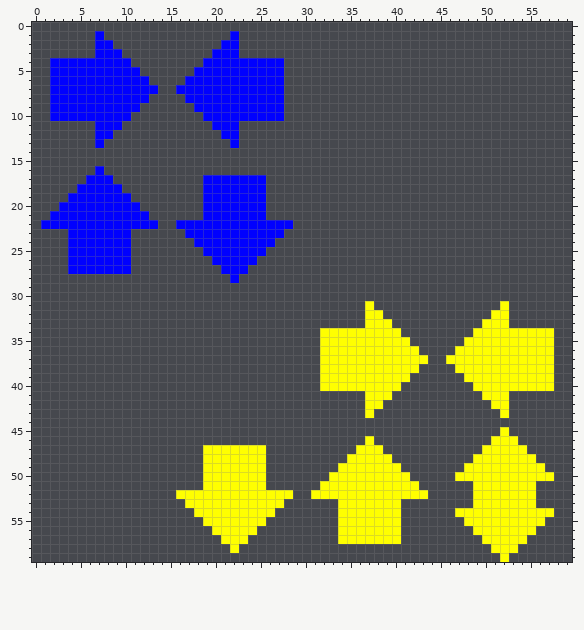
A pixel-art sprite gets an edit: src/main/resources/assets/data/arrows.png. Above, as it was before the edit.
The file is 60x60 pixels.
Now the later version:
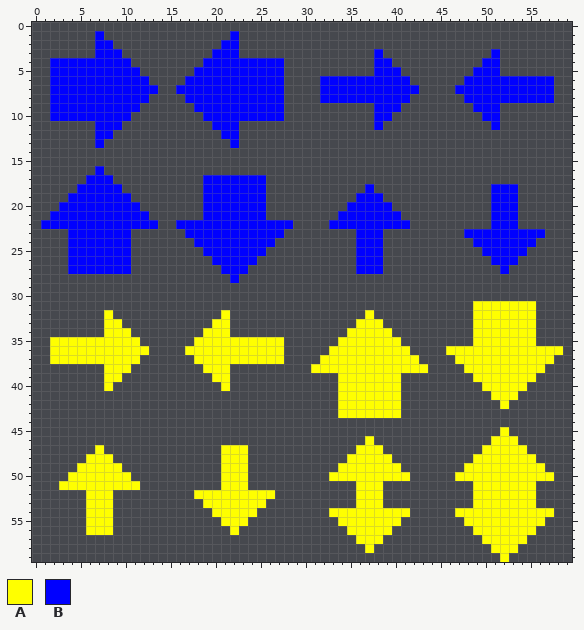
Palette (. is transparent): A #ffff00  B #0000ff
Change:
Changed rows in their new state; - is an unchanged pixel.
first column x 32:
 3 ------B------------B------
 4 ------BB----------BB------
 5 ------BBB--------BBB------
 6 BBBBBBBBBB------BBBBBBBBBB
 7 BBBBBBBBBBB----BBBBBBBBBBB
 8 BBBBBBBBBB------BBBBBBBBBB
 9 ------BBB--------BBB------
10 ------BB----------BB------
11 ------B------------B------
first column x 33:
18 ----B-------------BBB---
19 ---BBB------------BBB---
20 --BBBBB-----------BBB---
21 -BBBBBBB----------BBB---
22 BBBBBBBBB---------BBB---
23 ---BBB---------BBBBBBBBB
24 ---BBB----------BBBBBBB-
25 ---BBB-----------BBBBB--
26 ---BBB------------BBB---
27 ---BBB-------------B----
first column x 2:
31 -----------------------------------.-----------AAA-AAA---
32 ------A------------A----------------.----------AA--AAA---
33 ------AA----------AA--------------A--.---------A---AAA---
34 ------AAA--------AAA----------...-----.---------------..-
35 AAAAAAAAAA------AAAAAAAAAA----..-------.------.-------..-
36 AAAAAAAAAAA----AAAAAAAAAAA----.---------.---A-----------A
37 AAAAAAAAAA------AAAAAAAAAA---------------.--.------------
38 ------AAA--------AAA---------A-----------A---.---------.-
39 ------AA----------AA----------..-------.------.-------..-
40 ------A------------A----------..---------------.-----...-
41 --------------------------------AAA---A---------.--A-----
42 --------------------------------AAA--AA----------.-------
43 --------------------------------AAA-AAA-----------.------
first column x 3:
47 ----A-----------..---..------------------
48 ---AAA----------..---..------------------
49 --AAAAA---------..---..------------------
50 -AAAAAAA--------..---..------------------
51 AAAAAAAAA-------..---..------....---....-
52 ---AAA-------..---------..--.....---.....
53 ---AAA--------..-------..------..---..---
54 ---AAA---------..-----..------A-------A--
55 ---AAA----------..---..------------------
56 ---AAA-----------..-..---------.-----.---
57 ------------------...----------..---..---
58 -------------------.--------------A------
Pixel boxes of the changes (left, top, right, bottom) in both pictures:
added: (320, 49, 554, 130)
changed: (50, 184, 563, 418)
added: (59, 445, 140, 535)
changed: (176, 445, 428, 553)
